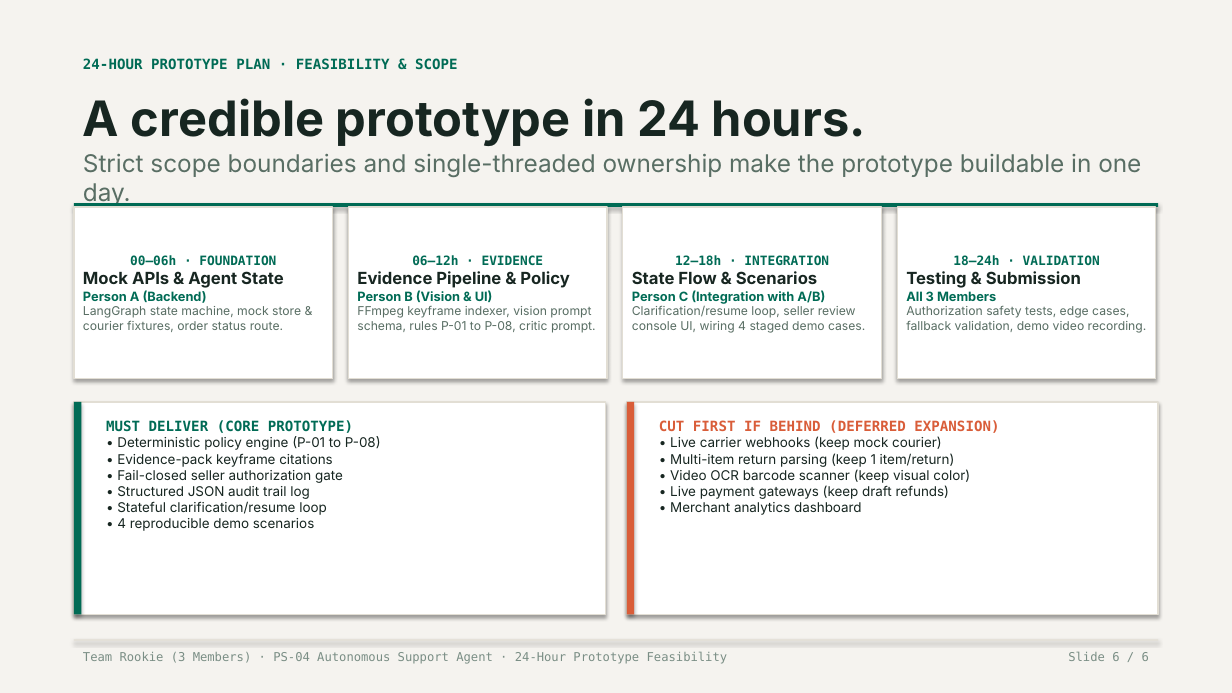
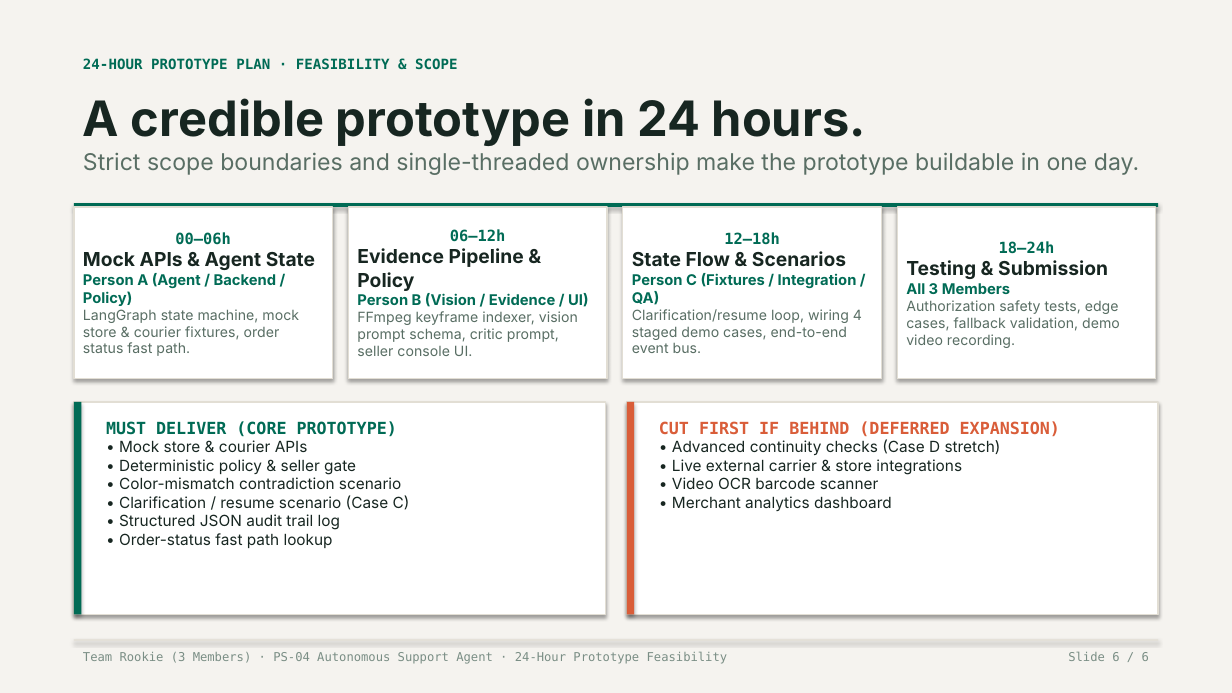
Before and after one commit to lenamkhanhh/hack4hack, a slide deck: slide 6 of ReturnLens_v4.pptx. Drawn at 1232x693 pixels with LibreOffice and Linux fonts; fonts in the diff are those of the drawing. Boxes give left, top, right and bottom in pixels: in the first picture for what was removed or moved away, otherwise in the second. Text is boxed around its words. In the diff, an @@ line names an element or a change of style, - is before the commit and + after.

```diff
--- a/ReturnLens_v4.pptx
+++ b/ReturnLens_v4.pptx
@@ text "Strict scope boundaries and single-threaded ..." at (83, 152, 1139, 175): size 19 to 18 pt @@
@@ text in rectangle at (175, 232, 231, 245): text changed; size 10 to 12 pt @@
-00–06h · FOUNDATION
+00–06h
@@ text in rectangle at (450, 229, 506, 242): text changed; size 10 to 12 pt @@
-06–12h · EVIDENCE
+06–12h
@@ text in rectangle at (724, 232, 780, 245): text changed; size 10 to 12 pt @@
-12–18h · INTEGRATION
+12–18h
@@ text in rectangle at (83, 252, 315, 270): size 13 to 15 pt in "Mock APIs & Agent State" @@
@@ text in rectangle at (357, 248, 524, 291): size 13 to 15 pt in "Evidence Pipeline & Policy" @@
@@ text in rectangle at (632, 251, 846, 267): size 13 to 15 pt in "State Flow & Scenarios" @@
@@ text in rectangle at (906, 260, 1120, 348): size 13 to 15 pt in "Testing & Submission"; size 10 to 11.5 pt in "All 3 Members"; size 9.5 to 11 pt in "Authorization safety tests, edge cases, fallback validation, ..." @@
@@ text in rectangle at (999, 241, 1055, 254): text changed; size 10 to 12 pt @@
-18–24h · VALIDATION
+18–24h
@@ text in rectangle at (83, 273, 299, 356): text changed; size 9.5 to 11 pt @@
-Person A (Backend)
-LangGraph state machine, mock store & courier fixtures, order status route.
+Person A (Agent / Backend / Policy)
+LangGraph state machine, mock store & courier fixtures, order status fast path.
@@ text in rectangle at (357, 293, 588, 356): text changed; size 9.5 to 11 pt @@
-Person B (Vision & UI)
-FFmpeg keyframe indexer, vision prompt schema, rules P-01 to P-08, critic prompt.
+Person B (Vision / Evidence / UI)
+FFmpeg keyframe indexer, vision prompt schema, critic prompt, seller console UI.
@@ text in rectangle at (632, 273, 862, 353): text changed; size 9.5 to 11 pt @@
-Person C (Integration with A/B)
-Clarification/resume loop, seller review console UI, wiring 4 staged demo cases.
+Person C (Fixtures / Integration / QA)
+Clarification/resume loop, wiring 4 staged demo cases, end-to-end event bus.
@@ text at (106, 421, 397, 530): size 11 to 13 pt in "MUST DELIVER (CORE PROTOTYPE)"; size 10.5 to 12 pt in "• Structured JSON audit trail log" @@
@@ text at (119, 440, 410, 510): text changed; size 10.5 to 12 pt @@
-• Deterministic policy engine (P-01 to P-08)
-• Evidence-pack keyframe citations
-• Fail-closed seller authorization gate
+• Mock store & courier APIs
+• Deterministic policy & seller gate
+• Color-mismatch contradiction scenario
+• Clarification / resume scenario (Case C)
@@ text at (659, 421, 1060, 511): size 11 to 13 pt in "CUT FIRST IF BEHIND (DEFERRED EXPANSION)"; size 10.5 to 12 pt in "• Merchant analytics dashboard" @@
@@ text at (672, 439, 1001, 489): text changed; size 10.5 to 12 pt @@
-• Live carrier webhooks (keep mock courier)
-• Multi-item return parsing (keep 1 item/return)
-• Video OCR barcode scanner (keep visual color)
-• Live payment gateways (keep draft refunds)
+• Advanced continuity checks (Case D stretch)
+• Live external carrier & store integrations
+• Video OCR barcode scanner
@@ text at (119, 533, 333, 548): text changed; size 10.5 to 12 pt @@
-• Stateful clarification/resume loop
-• 4 reproducible demo scenarios
+• Order-status fast path lookup
```
Also in this commit, not shown: 5 other slides changed, 26 other files.
